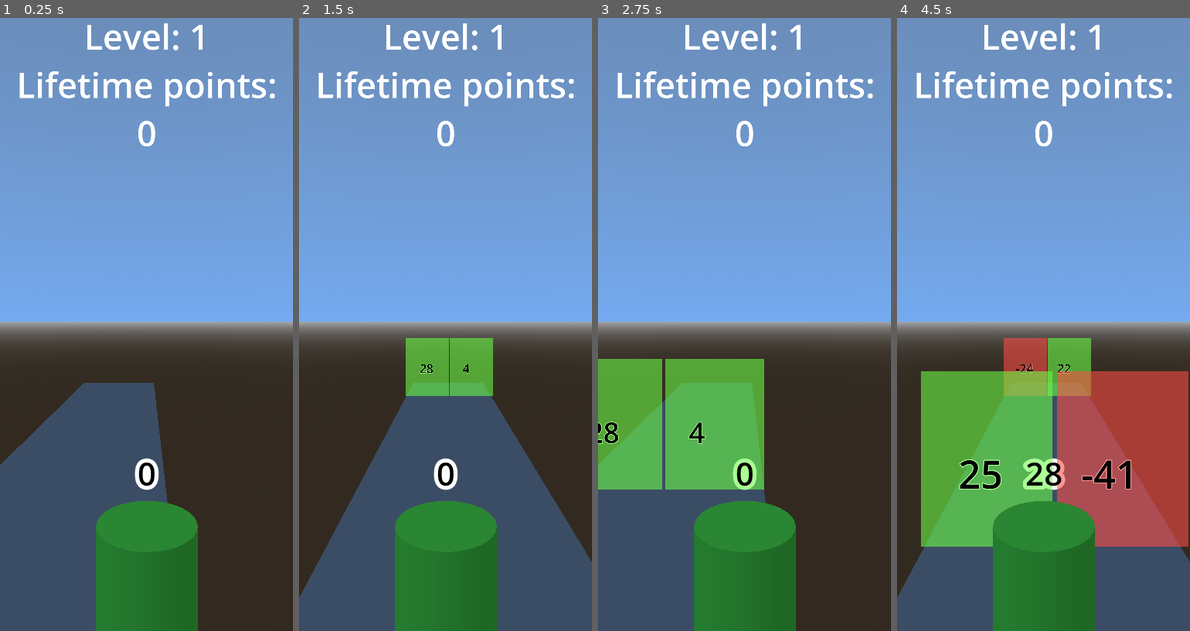
Above: before the commit, frames 1-4 (left to right).
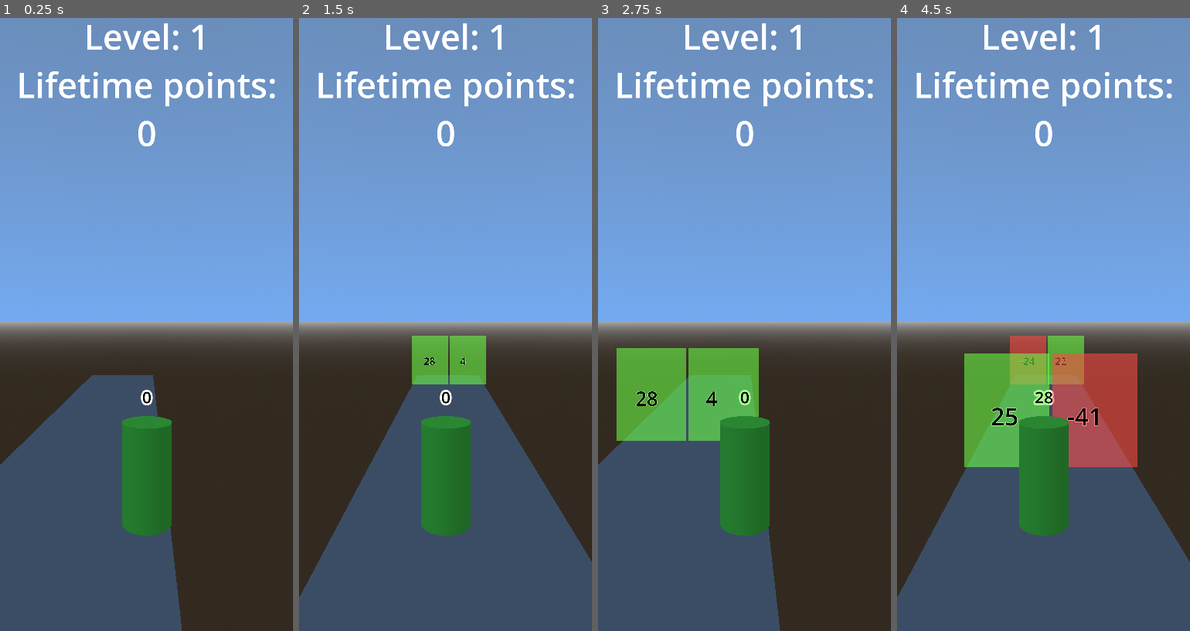
Above: after the commit, the same moments.

Repository: Th3F4ult/3dMathRunningGame-Godot
Game: Godot game, scene res://MAIN.tscn
Two runs of this game, one before a commit and one after it. Both use one fixed random seed, a clock stepped at 60 frames per second and the inputs below.
Inputs (mouse positions are in pixels of both pictures, inside the frame that each line leads up to):
- Up to frame 1 (0.25 s): no input
- Up to frame 2 (1.5 s): tap Enter at 0.5 s; move the mouse to (509, 293) at 0.52 s; click (509, 293) at 0.67 s; tap Space at 1.25 s; move the mouse to (386, 355) at 1.27 s; click (386, 355) at 1.42 s
- Up to frame 3 (2.75 s): move the mouse to (773, 183) at 2.02 s; click (773, 183) at 2.17 s
- Up to frame 4 (4.5 s): move the mouse to (1028, 447) at 2.77 s; click (1028, 447) at 2.92 s; move the mouse to (1131, 416) at 3.52 s; click (1131, 416) at 3.67 s; move the mouse to (955, 226) at 4.27 s; click (955, 226) at 4.42 s

The runs differ from the first frame. In frame 1, 9.2% of the frame differs, in the area x 29-68%, y 58-100%; in frame 2, 10%; in frame 3, 15%; in frame 4, 26%, in the area x 8-100%, y 51-100%.
Error in both runs: Stack overflow. Check for infinite recursion in your script. (res://MAIN.tscn::GDScript_t8s6e:4)

Commit message:
'Fix' win screen, make only the winning panel queue free after it's been touch, push camera back a lot, make 'Tap anywhere to play again' say 'Tap anywhere - Next level'

Diff:
--- a/MAIN.tscn
+++ b/MAIN.tscn
@@ -4,18 +4,19 @@
 
 [sub_resource type="GDScript" id="GDScript_t8s6e"]
 script/source = "extends Node3D
-var level = FileAccess.file_exists(\"user://save\")
-var panels = preload(\"res://OBSTACLE.tscn\").instantiate()
+var level = FileAccess.file_exists(\"user://save\") # Temporal, checks if we have a level save file
+var panels = preload(\"res://OBSTACLE.tscn\").instantiate() # Load the panels into memory ???? idk
 func _ready():
-	if level:
-		level = FileAccess.open(\"user://save\", FileAccess.READ).get_64()
-		panels.position.z = 11
-		panels.forcevalue1 = 50 + level
-		panels.forcevalue2 = 50 + level;
-		add_child(panels)
-	else:
-		FileAccess.open(\"user://save\", FileAccess.WRITE).store_64(1)
-		_ready()
+	if level: # If we do...
+		level = FileAccess.open(\"user://save\", FileAccess.READ).get_64() # Replace that variable with the actual save data
+		panels.position.z = 11 # Set the position
+		panels.forcevalue1 = 50 + int(level) # Set the value (50 + the level we're currently in)
+		panels.forcevalue2 = 50 + int(level) # Again
+# PD: It should always be an int, but just in case it's stuck as a bool from previous check, convert it anyways.
+		add_child(panels) # Add it to the world
+	else: # If the file does not exist
+		FileAccess.open(\"user://save\", FileAccess.WRITE).store_64(1) # Create it, with level \"1\"
+		_ready() # Try again
 "
 
 [sub_resource type="BoxShape3D" id="BoxShape3D_csv4y"]
@@ -74,6 +75,7 @@
 		$\"../AnimationPlayer\".play(\"Game_OVER\") # ... Do the little animation...
 		gameover = \"lost\"
 	elif level >= 999 and cancontrol:
+		$Label3D2.visible = false
 		$\"../CanvasLayer\".visible = false
 		cancontrol = false # We won!
 		var POINTS = preload(\"res://End_Screen_Multiplier_canvas.tscn\").instantiate()
@@ -88,7 +90,8 @@
 		\"won\":
 			if Input.is_mouse_button_pressed(MOUSE_BUTTON_LEFT) and not cancontrol and hasgotmulti:
 				get_tree().change_scene_to_file(\"res://MAIN.tscn\") # ... and wait until user input to respawn (Tap to restart)
-
+	if hasgotmulti:
+		$Label3D2.visible = true
 func _on_area_3d_2_body_exited(body):
 	# This is the area that spawns more panels in front.
 	# You possibly want to change the second -15 to spawn them closer/further away.
@@ -186,6 +189,19 @@
 tracks/2/interp = 1
 tracks/2/loop_wrap = true
 tracks/2/keys = PackedFloat32Array(0, 1, 0, -1, 0, 0.9, 1, 0, 3, -3)
+tracks/3/type = "value"
+tracks/3/imported = false
+tracks/3/enabled = true
+tracks/3/path = NodePath("CharacterBody3D/Label3D2:text")
+tracks/3/interp = 1
+tracks/3/loop_wrap = true
+tracks/3/keys = {
+"times": PackedFloat32Array(-0.1),
+"transitions": PackedFloat32Array(1),
+"update": 1,
+"values": ["Tap anywhere
+Next level"]
+}
 
 [sub_resource type="AnimationLibrary" id="AnimationLibrary_teqm2"]
 _data = {
@@ -217,7 +233,7 @@
 script = SubResource("GDScript_mwimw")
 
 [node name="Label3D2" type="Label3D" parent="CharacterBody3D"]
-transform = Transform3D(1, 0, 0, 0, 1, 0, 0, 0, 1, 0, -1, 0)
+transform = Transform3D(1, 0, 0, 0, 1, 0, 0, 0, 1, 0, -8.39598, 0)
 modulate = Color(0.831373, 0.0980392, 0.0980392, 1)
 text = "Tap anywhere
 to play again"
@@ -225,7 +241,7 @@
 outline_size = 32
 
 [node name="Camera3D" type="Camera3D" parent="CharacterBody3D"]
-transform = Transform3D(1, 0, 0, 0, 1, 0, 0, 0, 1, 0, 3, 4)
+transform = Transform3D(1, 0, 0, 0, 1, 0, 0, 0, 1, 0, 3, 8.03842)
 
 [node name="MeshInstance3D" type="MeshInstance3D" parent="CharacterBody3D"]
 material_override = SubResource("StandardMaterial3D_slfic")
@@ -239,7 +255,7 @@
 billboard = 1
 modulate = Color(0, 0, 0, 1)
 outline_modulate = Color(1, 1, 1, 1)
-text = "Game over :c"
+text = "John Balls JR the third"
 font = SubResource("FontVariation_w3y12")
 font_size = 64
 outline_size = 32
--- a/OBSTACLE.tscn
+++ b/OBSTACLE.tscn
@@ -79,15 +79,19 @@
 			_: $\"../CharacterBody3D\".level += value1
 			 # We divide it by 2.
 			 # Or simply add the normal number if it's not
-		self.queue_free() # Delete after player touches.
+		$Area3D/Sprite3D.queue_free(); $Area3D/Label3D.queue_free() # Delete only the panel the player touches
+		await get_tree().create_timer(0.5).timeout # Create and wait for a half second timer to count down
+		self.queue_free() # Delete after 0.5 seconds touches.
 
 func _on_area_3d_2_body_entered(body): # LEFT PANEL LOGIC!!
-	if body.is_in_group(\"player\") and not HasEntered:
+	if body.is_in_group(\"player\") and not HasEntered: # This is the exact same as before, check comments there
 		HasEntered = true
 		match value2:
 			#\"*2\": $\"../CharacterBody3D\".level *= 2; print(\"Multiplied by two\")
 			\"/2\":$\"../CharacterBody3D\".level -= $\"../CharacterBody3D\".level/2
 			_: $\"../CharacterBody3D\".level += value2
+		$Area3D2/Sprite3D.queue_free(); $Area3D/Label3D2.queue_free()
+		await get_tree().create_timer(0.5).timeout
 		self.queue_free()
 "
 
